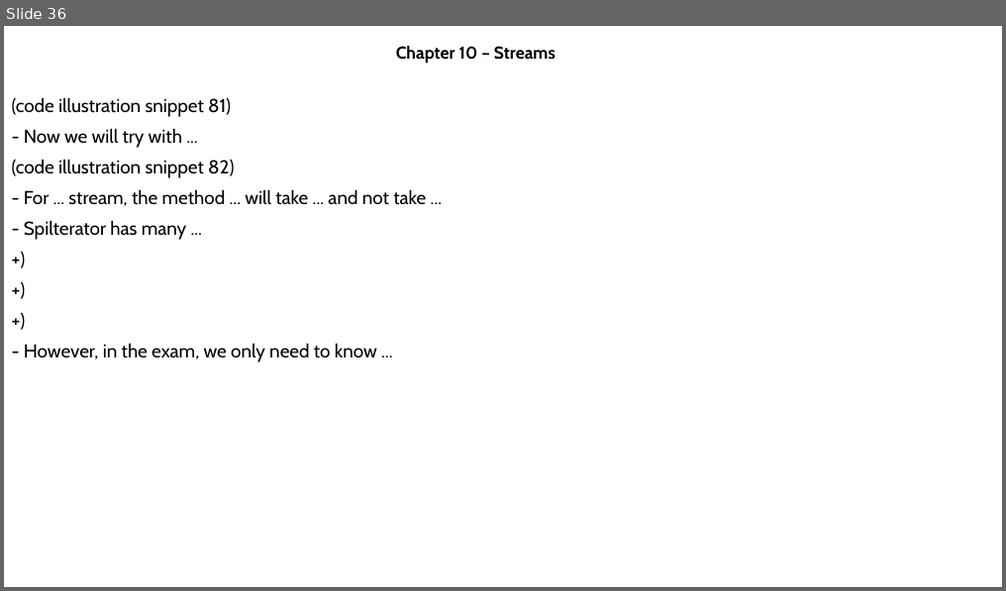
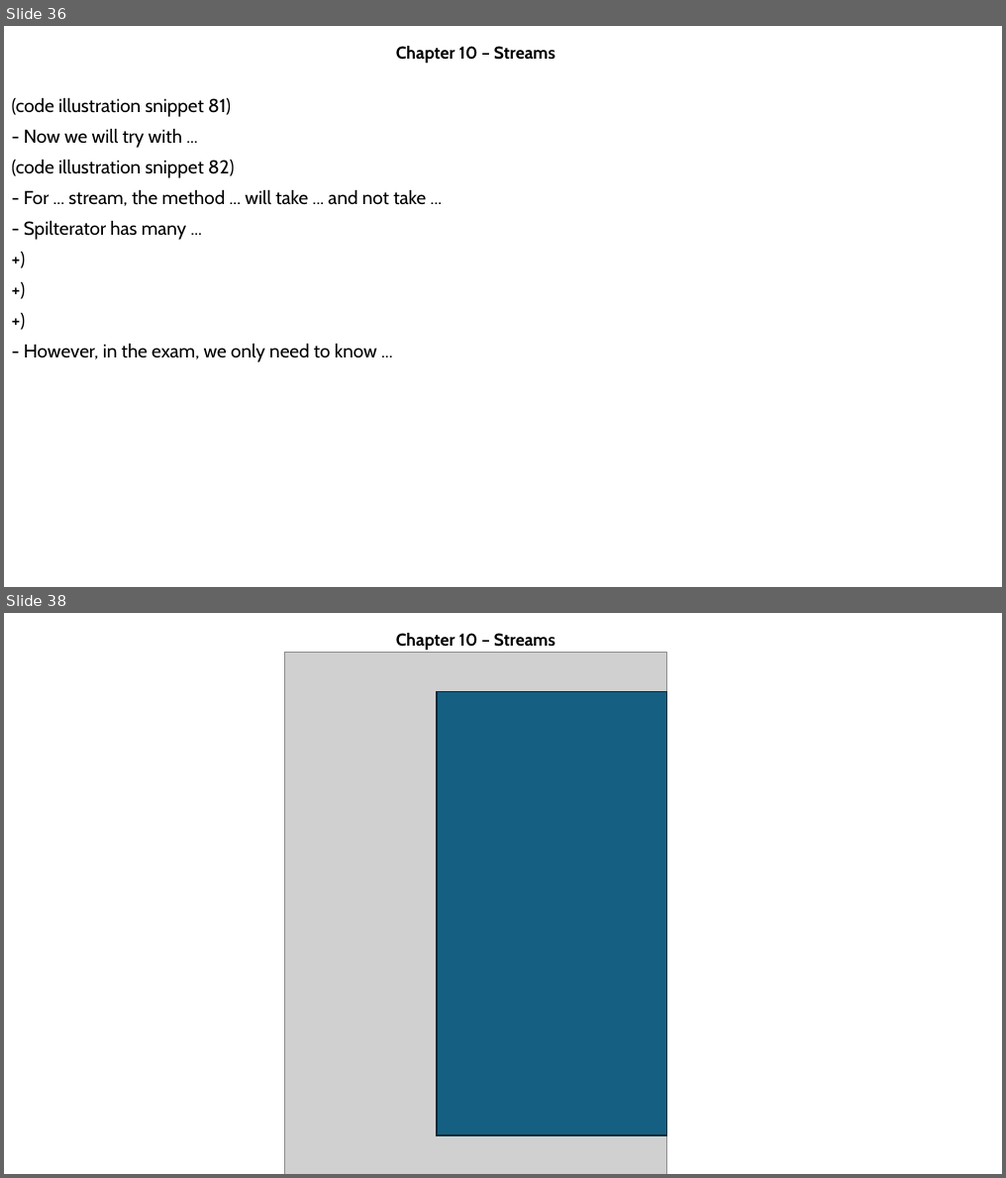
Before and after one commit to MaiDinhVinh/CS-Java, a slide deck: OCP17/Chapter 10 - Streams.pptx. Shown one above the other, each under a label of ours: slide 36 before the commit, slides 36 and 38 after it; the slides between them are not shown. The pictures are 1006x591 and 1006x1178 pixels, drawn with LibreOffice and Linux fonts; fonts in the diff are those of the drawing; grey boxes stand for pictures. Boxes give left, top, right and bottom in pixels: in the first picture for what was removed or moved away, otherwise in the second. Text is boxed around its words. In the diff, an @@ line names an element or a change of style, - is before the commit and + after.

```diff
--- a/OCP17/Chapter 10 - Streams.pptx
+++ b/OCP17/Chapter 10 - Streams.pptx
@@ slide 38 added at [4, 613, 1002, 1174], background #FFFFFF @@
@@ subtitle added at [396, 633, 555, 651], 16.6 pt, text #000000, bold @@
+Chapter 10 – Streams
@@ picture added at [285, 652, 666, 1174] @@
@@ rectangle added at [437, 691, 666, 1137], fill #156082, outline #092A39 1.5 pt @@
```
Also in this commit, not shown: 6 other slides added.
